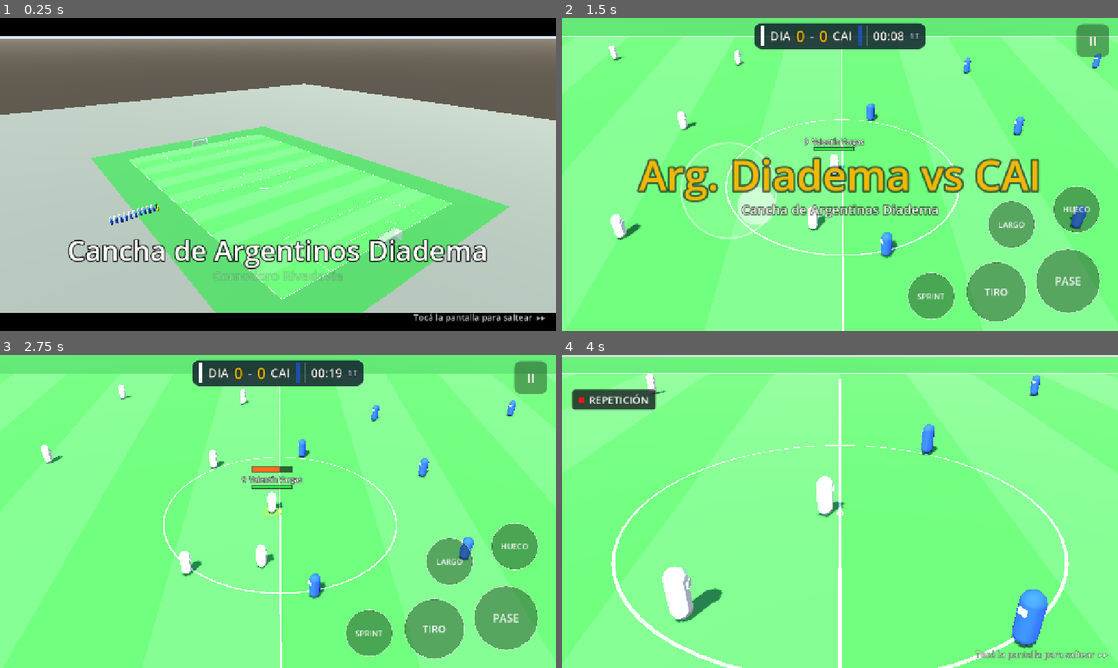
Above: before the commit, frames 1-4 (two rows, left to right).
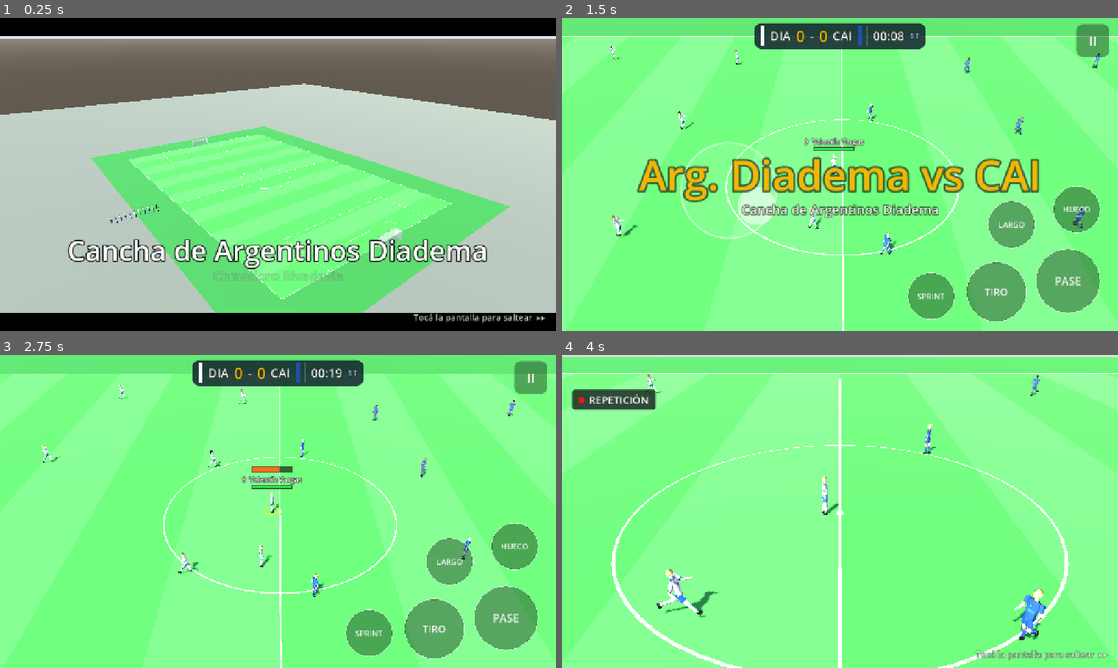
Above: after the commit, the same moments.

Repository: cardenaslautaro60-wq/PES-Comodoro
Game: Godot game, scene res://escenas/partido/partido.tscn
The game is run twice, just before and just after one commit, with the same random seed, the same clock (stepped at 60 frames per second) and the same inputs. This scene is started directly instead of the project's main scene.
Inputs (mouse positions are in pixels of both pictures, inside the frame that each line leads up to):
- Up to frame 1 (0.25 s): no input
- Up to frame 2 (1.5 s): tap Enter (ui_accept) at 0.5, 0.77 s; move the mouse to (962, 158) at 0.52 s; hold D (mover_derecha) 0.53-1.25 s; tap Q (cambiar_jugador) at 0.6 s; click (962, 158) at 0.67 s; drag from (728, 190) to (812, 237) at 1.27 s
- Up to frame 3 (2.75 s): move the mouse to (333, 442) at 2.02 s; hold D (mover_derecha) from 2.03 s (still down); hold I (pase_hueco) from 2.03 s (still down)
- Up to frame 4 (4 s): release D (mover_derecha) at 2.75 s; release I (pase_hueco) at 2.75 s; drag from (812, 574) to (673, 464) at 2.77 s; move the mouse to (1006, 558) at 3.52 s; hold A (mover_izquierda) from 3.53 s (still down); tap R (repeticion) at 3.6 s; tap Enter (ui_accept) at 3.77 s

The runs differ from the first frame. In frame 1, 0.1% of the frame differs, in the area x 19-29%, y 59-67%; in frame 2, 1.1%; in frame 3, 1.3%; in frame 4, 2.3%, in the area x 15-88%, y 6-94%.

Commit message:
Enchufar el jugador 3D en el partido con las camisetas de los clubes
Jugador crea un ModeloJugador en lugar de la cápsula y tiene vestir().
Cada EquipoPartido arma un material para los de campo y otro para el
arquero según el color que quedó después de resolver los choques. El
partido del menú usa la camiseta elegida. Sin datos del club, la camiseta
sale lisa de color_equipo.

Co-Authored-By: Claude Opus 5.5 <noreply@anthropic.com>
Claude-Session: https://claude.ai/code/session_0185yaeBeM41UgxQCdMZAo2Y

Diff:
--- a/scripts/camisetas/generador_camiseta.gd
+++ b/scripts/camisetas/generador_camiseta.gd
@@ -39,6 +39,9 @@
 # Patrones en los que el color secundario queda detrás del sponsor.
 const PATRONES_DETRAS_DEL_SPONSOR := ["rayas_verticales", "mitades", "franja_vertical", "cuadros", "banda_diagonal"]
 
+# Materiales lisos por color, como WeakRef para que se liberen solos.
+static var _lisos := {}
+
 
 ## Devuelve la textura lista para usar, con mipmaps.
 static func generar(kit: Dictionary, escudo: Image = null, sponsor: Image = null) -> ImageTexture:
@@ -56,6 +59,38 @@
 	material.set_shader_parameter("color_numero", color_numero(kit))
 	material.set_shader_parameter("color_borde_numero", color_borde_numero(kit))
 	return material
+
+
+## Camiseta lisa de un color, con short y medias iguales y número en contraste.
+## Sirve cuando no hay datos del club (entrenamiento, equipos genéricos) o
+## cuando el partido tiene que cambiar el color por un choque.
+static func kit_liso(color: Color) -> Dictionary:
+	var oscuro := color.get_luminance() < 0.5
+	var detalle := Color.WHITE if oscuro else Color(0.08, 0.08, 0.08)
+	return {
+		"patron": "liso", "color_base": "#" + color.to_html(false), "color_secundario": null,
+		"cuello": "#" + detalle.to_html(false), "numero": "#" + detalle.to_html(false),
+		"pantalon": "#" + color.to_html(false), "medias": "#" + color.to_html(false), "sponsor_parodia": "",
+	}
+
+
+## Material de una camiseta lisa, compartido por color.
+static func material_liso(color: Color) -> ShaderMaterial:
+	var clave := color.to_html()
+	var guardado: ShaderMaterial = _lisos[clave].get_ref() if _lisos.has(clave) else null
+	if guardado == null:
+		guardado = crear_material(kit_liso(color))
+		_lisos[clave] = weakref(guardado)
+	return guardado
+
+
+## Agrega el sponsor a un material ya creado, cuando se pueda dibujar el texto.
+## Se puede llamar sin `await`: los jugadores salen con la camiseta sin sponsor
+## y aparece un cuadro después.
+static func agregar_sponsor(material: ShaderMaterial, kit: Dictionary, arbol: SceneTree, escudo: Image = null) -> void:
+	var sponsor := await imagen_sponsor(arbol, kit)
+	if sponsor and is_instance_valid(material):
+		material.set_shader_parameter("textura_equipo", generar(kit, escudo, sponsor))
 
 
 static func color_numero(kit: Dictionary) -> Color:
--- a/scripts/partido/equipo_partido.gd
+++ b/scripts/partido/equipo_partido.gd
@@ -45,6 +45,11 @@
 ## 1 = ataca hacia x positivo, -1 = hacia x negativo.
 var sentido := 1
 var goles := 0
+## Camisetas del club (titular, suplente y arquero), como en `datos/clubes/`.
+var camisetas := {}
+## Materiales de los jugadores de campo y del arquero (ver `preparar_camisetas`).
+var material_campo: ShaderMaterial
+var material_arquero: ShaderMaterial
 
 
 ## Arma el equipo con un club del catálogo. `ids_titulares` (opcional) son los ids
@@ -61,7 +66,7 @@
 		return false
 	nombre = str(club.get("nombre_corto", id))
 	abreviatura = str(club.get("abreviatura", nombre.left(3))).to_upper()
-	var camisetas: Dictionary = club.get("camisetas", {})
+	camisetas = club.get("camisetas", {})
 	color = _color_de(camisetas.get("titular"), COLORES_GENERICOS[indice])
 	color_suplente = _color_de(camisetas.get("suplente"), Color.WHITE)
 	color_arquero = _color_de(camisetas.get("arquero"), COLOR_ARQUERO_GENERICO)
@@ -77,6 +82,26 @@
 		lista = elegidos
 	_aplicar_formacion_y_titulares(formacion_elegida, lista)
 	return true
+
+
+## Arma los materiales de camiseta según los colores que quedaron después de
+## resolver los choques: usa la camiseta del club que tiene ese color o, si el
+## partido tuvo que cambiarlo, una lisa. El sponsor llega un cuadro después.
+func preparar_camisetas(arbol: SceneTree) -> void:
+	var kit_campo := kit_para(color, ["titular", "suplente"])
+	material_campo = GeneradorCamiseta.crear_material(kit_campo)
+	if arbol:
+		GeneradorCamiseta.agregar_sponsor(material_campo, kit_campo, arbol)
+	material_arquero = GeneradorCamiseta.crear_material(kit_para(color_arquero, ["arquero"]))
+
+
+## La camiseta del club cuyo color base es `color_usado`, o una lisa de ese color.
+func kit_para(color_usado: Color, cuales: Array) -> Dictionary:
+	for cual: String in cuales:
+		var kit: Variant = camisetas.get(cual)
+		if kit is Dictionary and Catalogo.color(kit, "color_base", Color.TRANSPARENT).is_equal_approx(color_usado):
+			return kit
+	return GeneradorCamiseta.kit_liso(color_usado)
 
 
 ## Mete a un jugador del banco en lugar del que está en el puesto `i` (mismo nodo,
--- a/scripts/partido/jugador.gd
+++ b/scripts/partido/jugador.gd
@@ -54,8 +54,6 @@
 	"pase_hueco": Patada.PASE_HUECO,
 }
 
-static var _materiales := {}
-
 ## 0 = local (ataca hacia x positivo), 1 = visitante (ataca hacia x negativo).
 @export var equipo := 0
 @export var dorsal := 10
@@ -89,6 +87,8 @@
 ## Quieto en su lugar (por ejemplo, mientras espera para sacar un lateral). Puede
 ## girar para apuntar, pero no se mueve.
 var inmovil := false
+## Piel, pelo y barba para el modelo 3D (campo `apariencia` de los planteles).
+var apariencia := {}
 
 var _tiempo_estado := 0.0
 var _sin_control := 0.0
@@ -102,6 +102,7 @@
 var _fase_toque := 0.0
 var _destino := Vector3.ZERO
 var _yendo_a_destino := false
+var _material_camiseta: Material
 
 
 func _init() -> void:
@@ -140,6 +141,10 @@
 	defensa = clampi(int(atributos.get("defensa", defensa)), 1, 99)
 	estamina = clampi(int(atributos.get("estamina", estamina)), 1, 99)
 	atajada = clampi(int(atributos.get("atajada", atajada)), 1, 99)
+	var datos_apariencia: Variant = datos.get("apariencia")
+	if datos_apariencia is Dictionary:
+		apariencia = datos_apariencia
+	_actualizar_modelo()
 
 
 func _physics_process(delta: float) -> void:
@@ -592,34 +597,24 @@
 
 
 func _crear_modelo_provisorio() -> void:
-	var modelo := Node3D.new()
+	# El modelo tiene los pies en su origen; el jugador, el centro de la cápsula.
+	var modelo := ModeloJugador.new()
 	modelo.name = "Modelo"
+	modelo.position.y = -ALTURA / 2
 	add_child(modelo)
-	var cuerpo := CapsuleMesh.new()
-	cuerpo.radius = RADIO
-	cuerpo.height = ALTURA
-	cuerpo.radial_segments = 12
-	cuerpo.rings = 4
-	cuerpo.material = _material(color_equipo)
-	var vista := MeshInstance3D.new()
-	vista.mesh = cuerpo
-	modelo.add_child(vista)
-	# Marca blanca en el pecho para ver hacia dónde mira.
-	var marca := BoxMesh.new()
-	marca.size = Vector3(0.25, 0.2, 0.1)
-	marca.material = _material(Color(0.95, 0.95, 0.95))
-	var vista_marca := MeshInstance3D.new()
-	vista_marca.mesh = marca
-	vista_marca.position = Vector3(0, 0.35, -RADIO)
-	modelo.add_child(vista_marca)
-
-
-## Un material por color para todos los jugadores (menos llamadas de dibujo).
-static func _material(color: Color) -> StandardMaterial3D:
-	var clave := color.to_html()
-	if not _materiales.has(clave):
-		var material := StandardMaterial3D.new()
-		material.albedo_color = color
-		material.roughness = 0.8
-		_materiales[clave] = material
-	return _materiales[clave]
+	_actualizar_modelo()
+
+
+## Pone la camiseta de su equipo (un material de `GeneradorCamiseta`, el mismo
+## para los 11). Sin camiseta, usa una lisa de `color_equipo`.
+func vestir(material: Material) -> void:
+	_material_camiseta = material
+	_actualizar_modelo()
+
+
+func _actualizar_modelo() -> void:
+	var modelo := get_node_or_null("Modelo") as ModeloJugador
+	if modelo == null:
+		return
+	var material := _material_camiseta if _material_camiseta else GeneradorCamiseta.material_liso(color_equipo)
+	modelo.vestir(material, dorsal, apariencia)
--- a/scripts/partido/partido.gd
+++ b/scripts/partido/partido.gd
@@ -177,27 +177,26 @@
 	var jugadores = juego.get("jugadores")
 	if not jugadores is Array:
 		return
+	var materiales := {}
 	for jugador: Node in jugadores:
 		var lado := "local" if int(jugador.get("equipo")) == 0 else "visitante"
-		_pintar(jugador, ConfigPartido.color_camiseta(lado))
 		var datos := _titular_con_dorsal(lado, int(jugador.get("dorsal")))
 		if not datos.is_empty():
 			jugador.set("nombre_jugador", str(datos.get("nombre", "")))
-
-
-## Cambia el color del equipo en los materiales que ya tiene el jugador.
-func _pintar(jugador: Node, color: Color) -> void:
-	var anterior = jugador.get("color_equipo")
-	if not anterior is Color:
-		return
-	for nodo in jugador.find_children("*", "MeshInstance3D", true, false):
-		var malla := (nodo as MeshInstance3D).mesh
-		var material := malla.surface_get_material(0) as StandardMaterial3D if malla else null
-		if material and material.albedo_color.is_equal_approx(anterior):
-			var nuevo := material.duplicate() as StandardMaterial3D
-			nuevo.albedo_color = color
-			(nodo as MeshInstance3D).material_override = nuevo
+			if datos.get("apariencia") is Dictionary:
+				jugador.set("apariencia", datos["apariencia"])
+		if not materiales.has(lado):
+			var kit := ConfigPartido.datos_camiseta(lado)
+			materiales[lado] = GeneradorCamiseta.crear_material(kit)
+			GeneradorCamiseta.agregar_sponsor(materiales[lado], kit, get_tree())
+		_pintar(jugador, ConfigPartido.color_camiseta(lado), materiales[lado])
+
+
+## Viste al jugador con la camiseta del club elegido en el menú.
+func _pintar(jugador: Node, color: Color, material: Material) -> void:
 	jugador.set("color_equipo", color)
+	if jugador.has_method("vestir"):
+		jugador.call("vestir", material)
 
 
 func _titular_con_dorsal(lado: String, dorsal: int) -> Dictionary:
--- a/scripts/partido/partido_completo.gd
+++ b/scripts/partido/partido_completo.gd
@@ -223,6 +223,8 @@
 		visitante.color_arquero = Color(0.95, 0.85, 0.15)
 	nombre_local = local.nombre
 	nombre_visitante = visitante.nombre
+	for equipo in equipos:
+		equipo.preparar_camisetas(get_tree() if is_inside_tree() else null)
 
 	for equipo in equipos:
 		var extra := 0
@@ -252,6 +254,7 @@
 	# Nace en su lugar (moverlo después de entrar al árbol se ve como un salto).
 	jugador.position = Vector3(lugar.x, Jugador.ALTURA / 2, lugar.z)
 	add_child(jugador)
+	jugador.vestir(equipo.material_arquero if equipo.puestos[i] == "ARQ" else equipo.material_campo)
 	jugadores.append(jugador)
 	return jugador
 
--- a/tests/test_modelo_jugador.gd
+++ b/tests/test_modelo_jugador.gd
@@ -91,3 +91,31 @@
 func test_escena_de_muestra_carga() -> void:
 	var escena := load("res://escenas/arte/vestuario.tscn") as PackedScene
 	afirmar(escena != null and escena.can_instantiate(), "no carga la escena del vestuario")
+
+
+func test_el_jugador_usa_el_modelo_con_los_pies_en_el_piso() -> void:
+	var jugador := Jugador.new()
+	jugador.color_equipo = Color(0.1, 0.5, 0.2)
+	jugador.aplicar_datos({"dorsal": 7, "apariencia": {"piel": 2, "pelo": 3}})
+	add_child(jugador)
+	var modelo := jugador.get_node_or_null("Modelo") as ModeloJugador
+	afirmar(modelo != null, "el jugador no tiene el modelo 3D")
+	if modelo:
+		afirmar(is_equal_approx(modelo.position.y, -Jugador.ALTURA / 2), "el modelo no está con los pies en el piso")
+		afirmar(modelo.malla.get_instance_shader_parameter("numero") == 7, "no tiene su dorsal")
+		var liso := GeneradorCamiseta.material_liso(jugador.color_equipo)
+		afirmar(modelo.malla.get_surface_override_material(0) == liso, "sin club debería usar una camiseta lisa")
+		var material := GeneradorCamiseta.crear_material(KIT)
+		jugador.vestir(material)
+		afirmar(modelo.malla.get_surface_override_material(0) == material, "vestir no cambió la camiseta")
+	jugador.queue_free()
+
+
+func test_el_equipo_elige_la_camiseta_segun_el_color() -> void:
+	var equipo := EquipoPartido.new()
+	equipo.camisetas = {"titular": KIT, "suplente": {"patron": "liso", "color_base": "#FFFFFF"}}
+	afirmar(equipo.kit_para(Color.html("#1F4FA8"), ["titular", "suplente"]) == KIT, "no eligió la titular")
+	var suplente := equipo.kit_para(Color.WHITE, ["titular", "suplente"])
+	afirmar(suplente.get("color_base") == "#FFFFFF", "no eligió la suplente")
+	var lisa := equipo.kit_para(Color.YELLOW, ["titular", "suplente"])
+	afirmar(lisa.get("patron") == "liso", "con un color que no es del club debería ser lisa")
Not shown, changed: docs/arte/estilo-arte-3d.md
